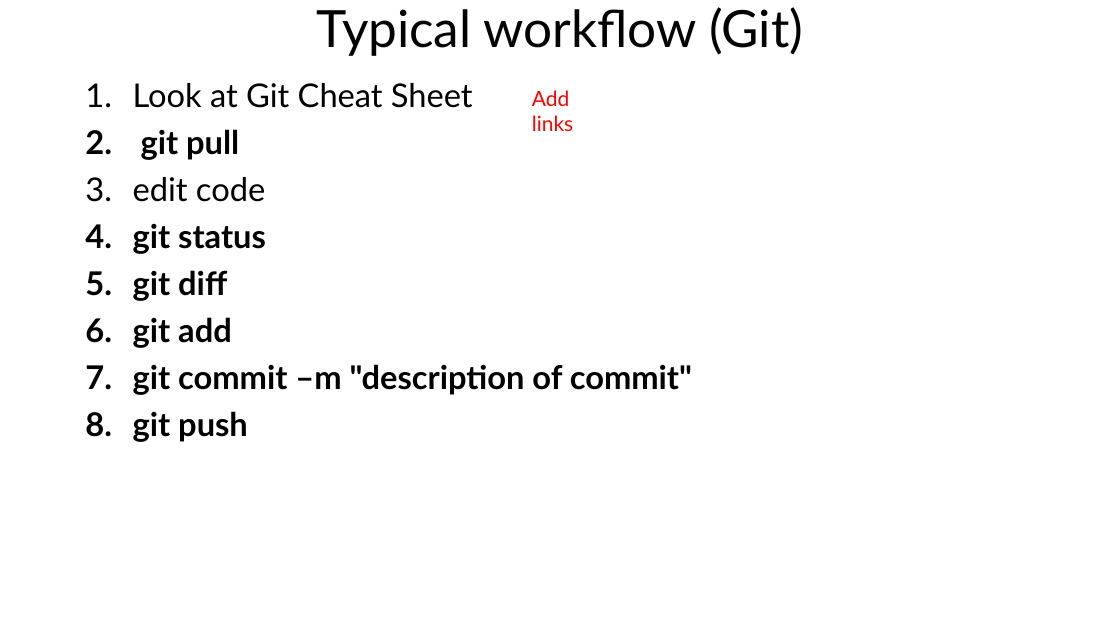
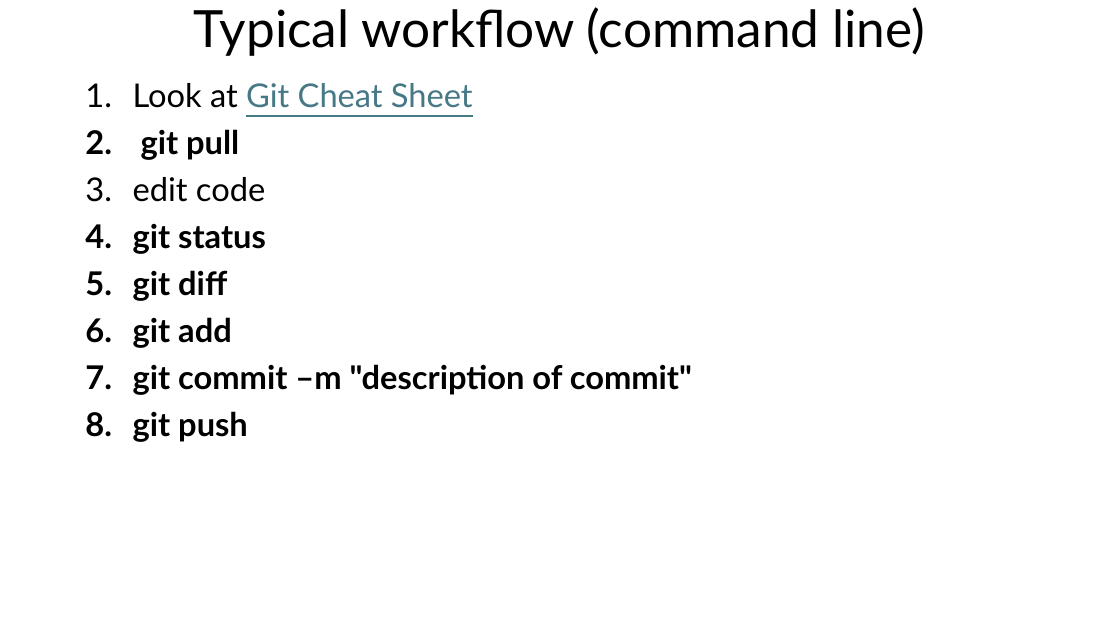
Before and after one commit to LapishLab/IntroToGitPowerpoint, a slide deck: slide 8 of introToGitAndGithub.pptx. Drawn at 1120x630 pixels with LibreOffice and Linux fonts; fonts in the diff are those of the drawing. Boxes give left, top, right and bottom in pixels: in the first picture for what was removed or moved away, otherwise in the second. Text is boxed around its words. In the diff, an @@ line names an element or a change of style, - is before the commit and + after.

```diff
--- a/introToGitAndGithub.pptx
+++ b/introToGitAndGithub.pptx
@@ title at bbox=[194, 7, 926, 56]: text changed @@
-Typical workflow (Git)
+Typical workflow (command line)
@@ text at bbox=[133, 83, 473, 108]: text colour #000000 to #467886, underline on in "Git Cheat Sheet" @@
@@ text removed at bbox=[532, 90, 573, 131] @@
-Add links
```
Also in this commit, not shown: 3 other slides changed.
